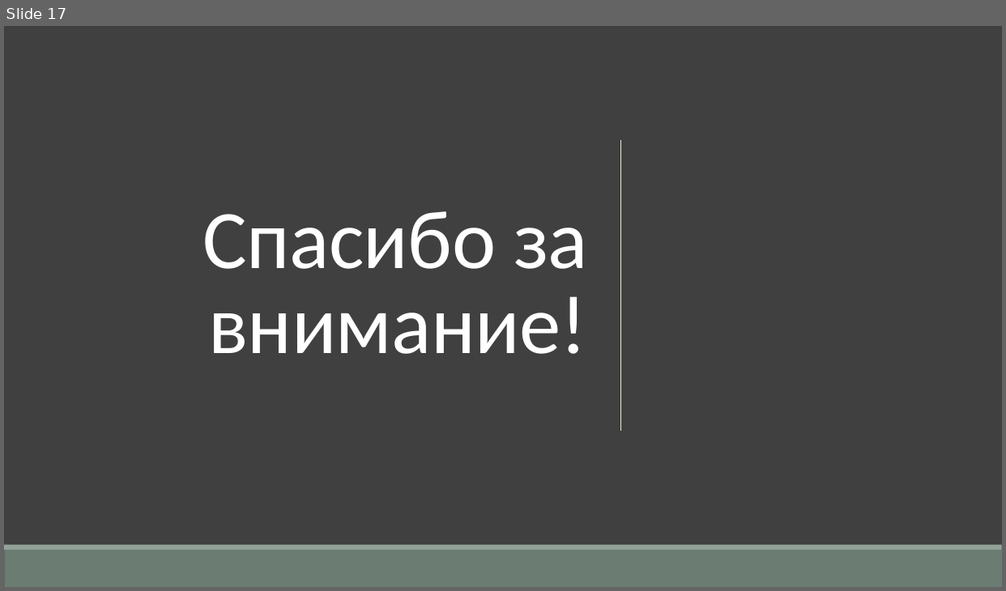
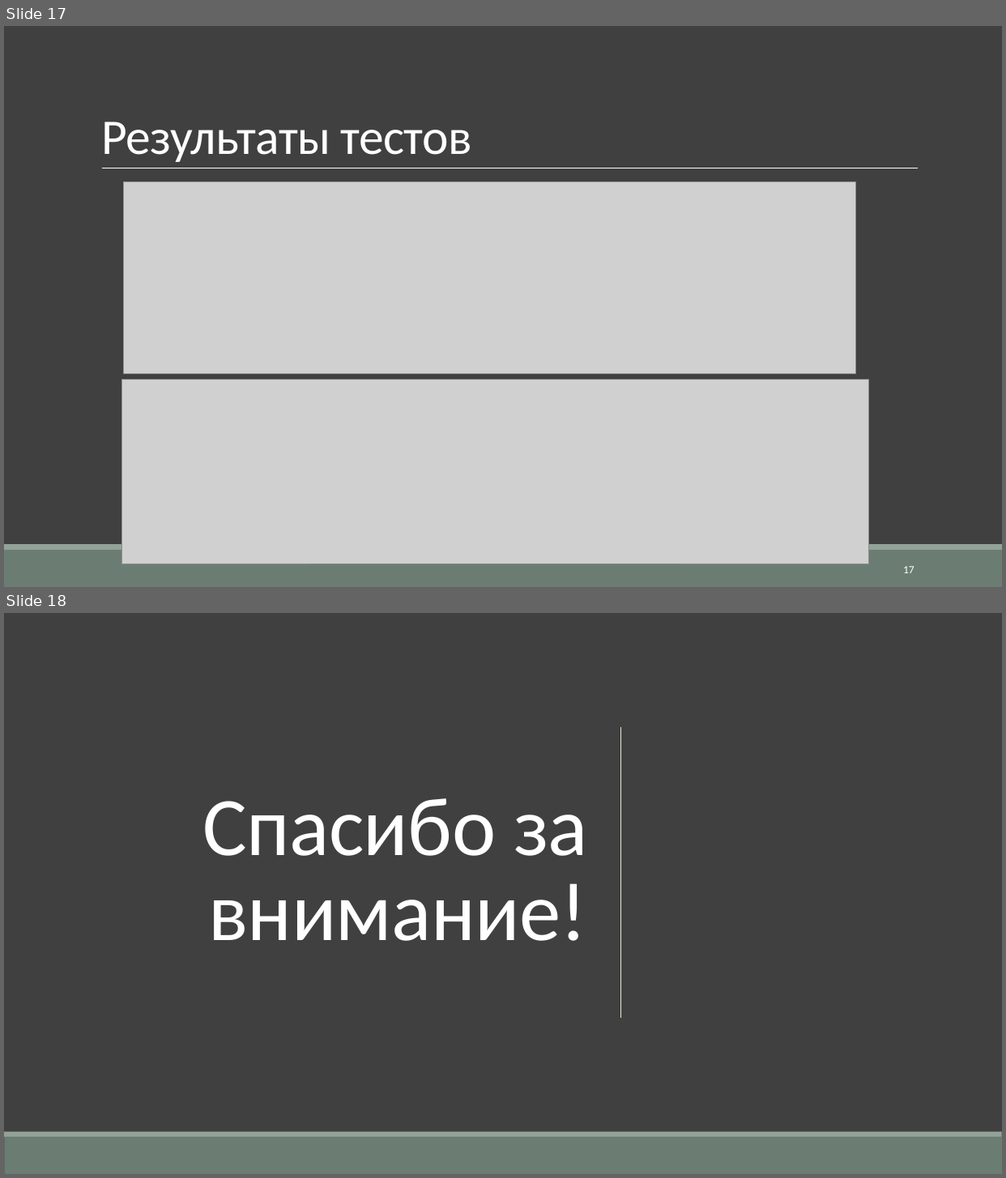
Before and after one commit to AknasMacefg/ITiABD, a slide deck: Курс 3/DevOps/ИД23-1_МасловАН_Отчёт по проекту.pptx. Shown one above the other, each under a label of ours: slide 17 before the commit, slides 17 and 18 after it. The pictures are 1006x591 and 1006x1178 pixels, drawn with LibreOffice and Linux fonts; fonts in the diff are those of the drawing; grey boxes stand for pictures. Boxes give left, top, right and bottom in pixels: in the first picture for what was removed or moved away, otherwise in the second. Text is boxed around its words. In the diff, an @@ line names an element or a change of style, - is before the commit and + after.

```diff
--- a/Курс 3/DevOps/ИД23-1_МасловАН_Отчёт по проекту.pptx
+++ b/Курс 3/DevOps/ИД23-1_МасловАН_Отчёт по проекту.pptx
@@ slide 17 added at (4, 26, 1002, 587), background #404040 @@
@@ title added at (101, 122, 472, 162), 48 pt, text #FFFFFF @@
+Результаты тестов
@@ line added from (102, 169) to (918, 169), #FFFFFF 0.5 pt @@
@@ picture added at (124, 182, 856, 374) @@
@@ picture added at (121, 379, 868, 565) @@
@@ rectangle added at (4, 550, 1002, 587), fill #6B7D72 @@
@@ rectangle added at (4, 544, 1002, 550), fill #93A299 @@
@@ page number added at (903, 566, 914, 574), 10.5 pt, text #FFFFFF @@
+17
@@ what was slide 17 is now slide 18 @@
```
Also in this commit, not shown: 4 slides changed, 12 other slides added, 12 slides removed, 4 other files.
